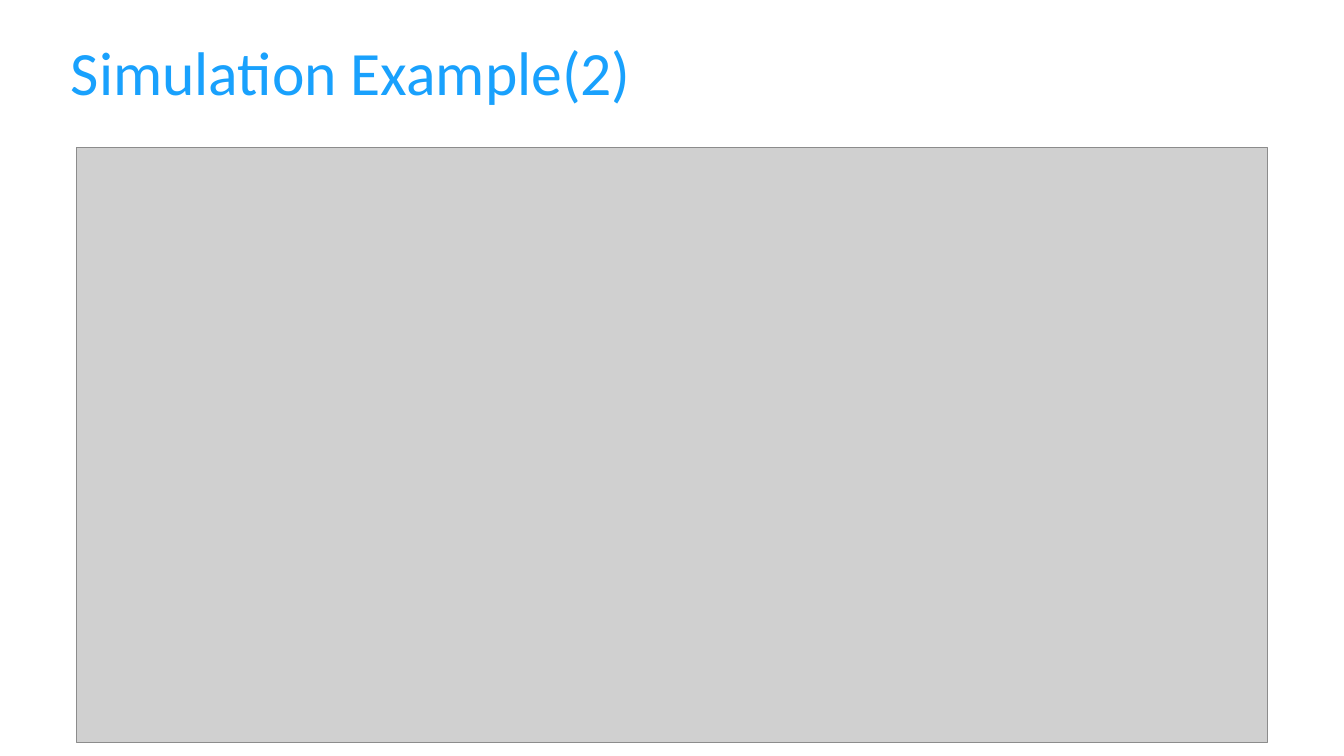
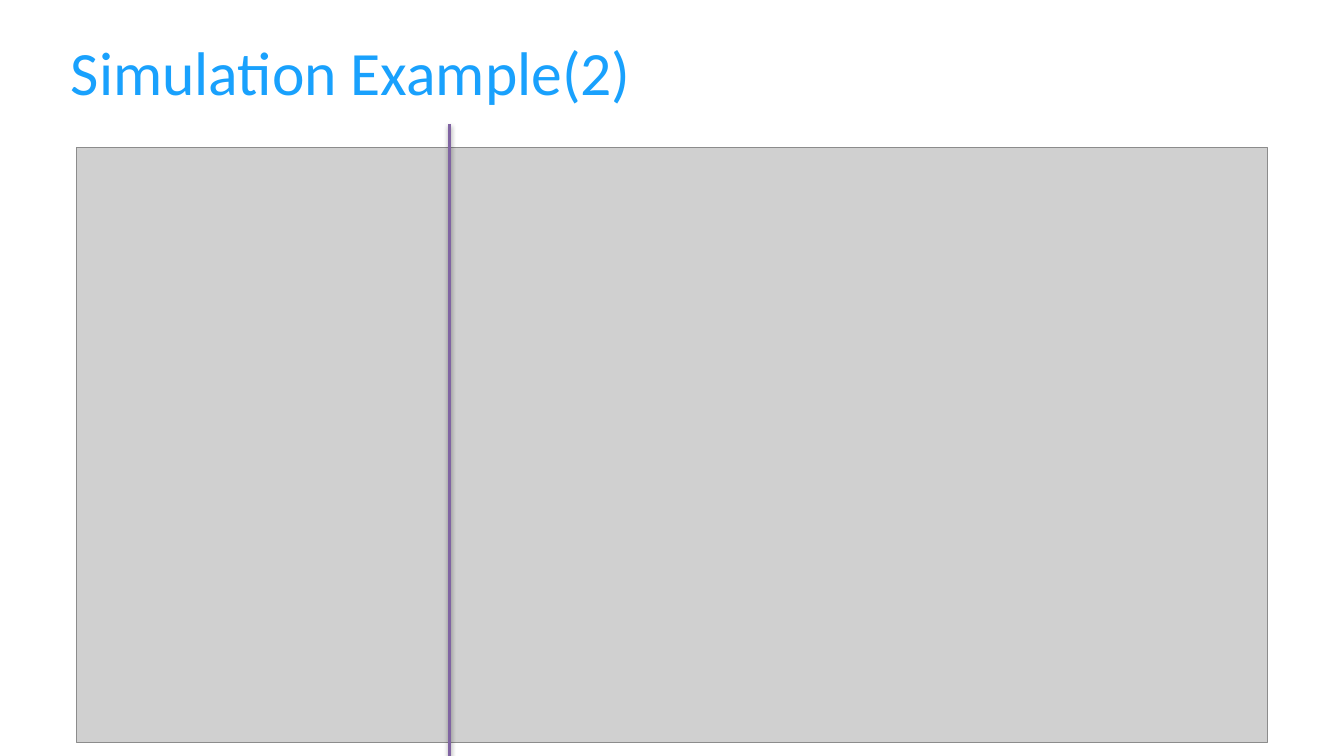
Before and after one commit to FanBB2333/arch_labs_2021, a slide deck: slide 16 of lab3/arch_lab3.pptx. Drawn at 1344x756 pixels with LibreOffice and Linux fonts; fonts in the diff are those of the drawing; grey boxes stand for pictures; background and template pictures are left out. Boxes give left, top, right and bottom in pixels: in the first picture for what was removed or moved away, otherwise in the second. Text is boxed around its words. In the diff, an @@ line names an element or a change of style, - is before the commit and + after.

Commit message:
update lab3-ppt

```diff
--- a/lab3/arch_lab3.pptx
+++ b/lab3/arch_lab3.pptx
@@ line added from (450, 124) to (450, 756), #8064A2 2 pt @@
```
